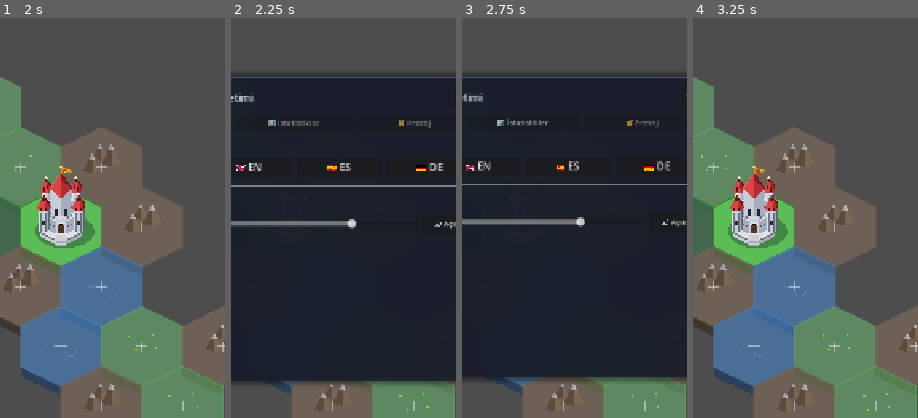
Above: before the commit, frames 1-4 (left to right).
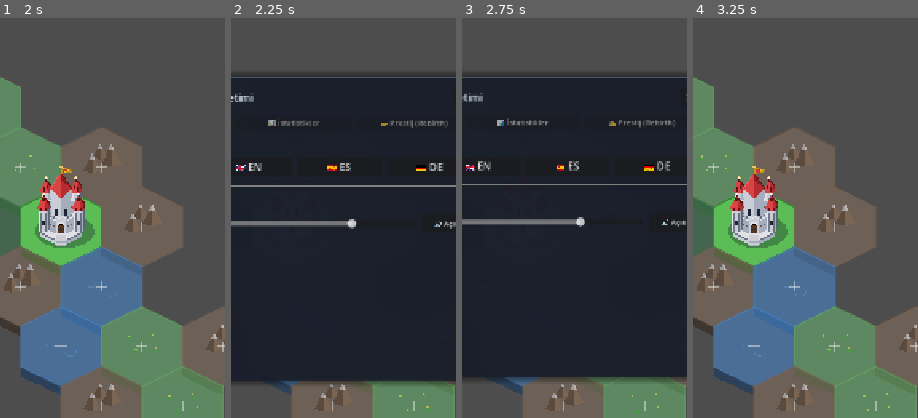
Above: after the commit, the same moments.

Repository: balax-studio/hexrush
Game: Godot game, scene res://scenes/Main.tscn
Same seed, same stepped clock (60 frames per second), same inputs: the game is played once before the commit and once after it.
Inputs:
- Up to frame 1 (2 s): click "▼" at 0.5 s; click "▲" at 1.25 s
- Up to frame 2 (2.25 s): click "⚙️" at 2 s
- Up to frame 3 (2.75 s): no input
- Up to frame 4 (3.25 s): click "✕" at 2.75 s
The pictures show only the part of the screen within x 36-86%, y 24-74%; the shares and areas given below are measured in that part.

Frame 1 is identical in both runs. In frame 2, 0.2% of the frame differs, in the area x 66-97%, y 25-28%; in frame 3, 0.2%, in the area x 65-95%, y 25-28%; in frame 4, nothing differs.
Error before the commit: Parse Error: Key "flour" was already used in this dictionary (at line 15). (res://scripts/Localization.gd:55)

Commit message:
fix: Resolve duplicate dictionary keys in Localization.gd

Diff:
--- a/scripts/Localization.gd
+++ b/scripts/Localization.gd
@@ -26,7 +26,7 @@
 		# İpuçları
 		"hint_castle_1": "Şatoyu Seviye 2'ye yükselterek Odunculuğun kilidini aç! (Gerekli: 6 🥡)",
 		"hint_castle_2": "Şatoyu Seviye 3'e yükselterek Değirmen & Kereste Fabrikasını aç! (18 🥡 + 10 🪵)",
-		"hint_expand": "Yeni altıgen fethet: 1 🥡 Gıda | Fabrikalarla katma değerli ürün üret!",
+		"hint_expand": "Yeni altıgen fethet: Üstel maliyet | Fabrikalarla katma değerli ürün üret!",
 		"hint_no_food": "Gıda tükendi! Mısır tarlalarını hasat et veya işçi kulübesi kur.",
 
 		# İnşaat Menüsü
@@ -52,8 +52,6 @@
 		# Üretim Menüleri
 		"level": "Seviye",
 		"per_sec": "/sn",
-		"flour": "Un",
-		"plank": "Kalas",
 		"collect": "Topla",
 		"upgrade": "Geliştir",
 		"full": "DOLU",
@@ -104,7 +102,7 @@
 		"offline_claim": "Tümünü Al",
 		"offline_claim_3x": "📺 3x Al (Bonus)",
 
-		# Ayarlar & İstatistikler & Prestij
+		# Ayarlar & İstatistik & Prestij
 		"settings_title": "⚙️ Ayarlar & Krallık Yönetimi",
 		"tab_general": "🌐 Genel & Ses",
 		"tab_stats": "📊 İstatistikler",
@@ -115,7 +113,7 @@
 
 		# İstatistikler
 		"stat_playtime": "Toplam Oynama Süresi",
-		"stat_conquered": "Toplam Fethedilen Toprak",
+		"stat_conquered": "Fethedilen Toprak",
 		"stat_total_food": "Toplam Üretilen Gıda",
 		"stat_total_wood": "Toplam Üretilen Odun",
 		"stat_total_flour": "Toplam Üretilen Un",
@@ -154,12 +152,13 @@
 		# Hints
 		"hint_castle_1": "Upgrade Castle to Level 2 to unlock Lumberjack! (Req: 6 🥡)",
 		"hint_castle_2": "Upgrade Castle to Level 3 to unlock Windmill & Sawmill! (18 🥡 + 10 🪵)",
-		"hint_expand": "Conquer new land: 1 🥡 Food | Process raw resources into refined goods!",
+		"hint_expand": "Conquer new land: Scaled Cost | Process raw resources into refined goods!",
 		"hint_no_food": "Out of food! Harvest corn fields or build a worker hut.",
 
 		# Build Menu
 		"build_title_meadow": "🌾 Meadow Build Menu",
 		"build_title_forest": "🌲 Forest Build Menu",
+		"build_title_sea": "🌊 Sea Build Menu",
 		"free": "FREE",
 		"build_btn": "Build",
 		"corn_name": "Corn Field",
@@ -172,6 +171,8 @@
 		"sawmill_desc": "Converts Wood into Planks.",
 		"worker_name": "Worker Hut",
 		"worker_desc": "Transfers resources from neighbors.",
+		"bridge_name": "Wooden Bridge",
+		"bridge_desc": "Crosses open sea and unlocks neighbor land.",
 		"locked_castle_3": "🔒 CASTLE LV. 3",
 
 		# Production Menus
@@ -197,10 +198,12 @@
 
 		# Toasts
 		"toast_free_tile": "✨ First land conquered for FREE! (+1 Land)",
-		"toast_buy_tile": "🏰 Land conquered for 1 🥡 Food! (+1 Land)",
+		"toast_buy_tile": "🏰 Land conquered for %d 🥡 Food! (+1 Land)",
 		"toast_mountain_conquered": "🏔️ Mountain Conquered! All lands within 1-unit boundary revealed.",
 		"toast_mountain_info": "🏔️ Conquered Mountain Peak. All surrounding lands in line of sight.",
-		"toast_no_food_tile": "⚠️ Not enough food! 1 🥡 Food required to unlock hex.",
+		"toast_no_food_tile": "⚠️ Not enough food! %d 🥡 Food required to unlock hex.",
+		"toast_need_bridge": "⚠️ Open Sea Barrier! Build a bridge across this sea tile first.",
+		"toast_bridge_need_land": "⚠️ Bridge requires connection to at least 1 adjacent land tile.",
 		"toast_forest_locked": "🔒 Forest Locked! Upgrade Castle to Level 2 (Fiefdom) first.",
 		"toast_no_build_biome": "ℹ️ No constructible buildings for this biome yet.",
 		"toast_built_corn": "🌽 Corn Field constructed!",
@@ -208,6 +211,7 @@
 		"toast_built_lumberjack": "🪓 Lumberjack Hut built! Wood production started.",
 		"toast_built_sawmill": "🪵 Sawmill built! Plank production started.",
 		"toast_built_worker": "🛖 Worker Hut built! Auto-transport active.",
+		"toast_built_bridge": "🌉 Bridge built! Oversea lands unlocked for conquest.",
 		"toast_collected_food": "🥡 +%.2f Food added to storage!",
 		"toast_collected_wood": "🪵 +%.2f Wood added to storage!",
 		"toast_collected_flour": "🌾 +%.2f Flour added to storage!",
@@ -274,12 +278,13 @@
 		# Hints
 		"hint_castle_1": "¡Mejora el Castillo a Nivel 2 para desbloquear Leñadores! (Req: 6 🥡)",
 		"hint_castle_2": "¡Mejora el Castillo a Nivel 3 para desbloquear Molino y Aserradero! (18 🥡 + 10 🪵)",
-		"hint_expand": "Conquista tierra: 1 🥡 Comida | ¡Procesa materias primas!",
+		"hint_expand": "Conquista tierra: Costo Escalonado | ¡Procesa materias primas!",
 		"hint_no_food": "¡Sin comida! Cosecha campos de maíz o construye cabañas de obreros.",
 
 		# Build Menu
 		"build_title_meadow": "🌾 Menú de Pradera",
 		"build_title_forest": "🌲 Menú de Bosque",
+		"build_title_sea": "🌊 Menú de Mar",
 		"free": "GRATIS",
 		"build_btn": "Construir",
 		"corn_name": "Campo de Maíz",
@@ -292,6 +297,8 @@
 		"sawmill_desc": "Convierte madera en tablones.",
 		"worker_name": "Cabaña de Obreros",
 		"worker_desc": "Transporte automático de vecinos.",
+		"bridge_name": "Puente de Madera",
+		"bridge_desc": "Permite cruzar el mar y desbloquea tierras.",
 		"locked_castle_3": "🔒 CASTILLO NV. 3",
 
 		# Production Menus
@@ -317,10 +324,12 @@
 
 		# Toasts
 		"toast_free_tile": "✨ ¡Primera tierra conquistada GRATIS! (+1 Tierra)",
-		"toast_buy_tile": "🏰 ¡Tierra conquistada por 1 🥡 Comida! (+1 Tierra)",
+		"toast_buy_tile": "🏰 ¡Tierra conquistada por %d 🥡 Comida! (+1 Tierra)",
 		"toast_mountain_conquered": "🏔️ ¡Montaña Conquistada! Todas las tierras dentro del límite de 1 unidad reveladas.",
 		"toast_mountain_info": "🏔️ Pico de Montaña Conquistado. Todas las tierras circundantes a la vista.",
-		"toast_no_food_tile": "⚠️ ¡Comida insuficiente! Se requiere 1 🥡 Comida.",
+		"toast_no_food_tile": "⚠️ ¡Comida insuficiente! Se requiere %d 🥡 Comida.",
+		"toast_need_bridge": "⚠️ ¡Barrera de Mar! Construye un puente en este mar primero.",
+		"toast_bridge_need_land": "⚠️ El puente requiere conexión con al menos 1 tierra adyacente.",
 		"toast_forest_locked": "🔒 ¡Bosque bloqueado! Mejora el castillo a Nivel 2 primero.",
 		"toast_no_build_biome": "ℹ️ No hay construcciones para este bioma todavía.",
 		"toast_built_corn": "🌽 ¡Campo de Maíz construido!",
@@ -328,6 +337,7 @@
 		"toast_built_lumberjack": "🪓 ¡Cabaña de Leñador construida!",
 		"toast_built_sawmill": "🪵 ¡Aserradero construido! Producción de tablones iniciada.",
 		"toast_built_worker": "🛖 ¡Cabaña de Obreros construida!",
+		"toast_built_bridge": "🌉 ¡Puente construido! Tierras de ultramar desbloqueadas.",
 		"toast_collected_food": "🥡 ¡+%.2f Comida añadida!",
 		"toast_collected_wood": "🪵 ¡+%.2f Madera añadida!",
 		"toast_collected_flour": "🌾 ¡+%.2f Harina añadida!",
@@ -394,12 +404,13 @@
 		# Hints
 		"hint_castle_1": "Burg auf Stufe 2 verbessern, um Holzfäller freizuschalten! (Benötigt: 6 🥡)",
 		"hint_castle_2": "Burg auf Stufe 3 verbessern für Mühle & Sägewerk! (18 🥡 + 10 🪵)",
-		"hint_expand": "Neues Land erobern: 1 🥡 Nahrung | Rohstoffe verarbeiten!",
+		"hint_expand": "Neues Land erobern: Skalierte Kosten | Rohstoffe verarbeiten!",
 		"hint_no_food": "Keine Nahrung! Ernte Maisfelder oder baue eine Arbeiterhütte.",
 
 		# Build Menu
 		"build_title_meadow": "🌾 Wiesen-Baumenü",
 		"build_title_forest": "🌲 Wald-Baumenü",
+		"build_title_sea": "🌊 Meeres-Baumenü",
 		"free": "KOSTENLOS",
 		"build_btn": "Bauen",
 		"corn_name": "Maisfeld",
@@ -412,6 +423,8 @@
 		"sawmill_desc": "Verarbeitet Holz zu Brettern.",
 		"worker_name": "Arbeiterhütte",
 		"worker_desc": "Automatischer Warentransport von Nachbarn.",
+		"bridge_name": "Holzbrücke",
+		"bridge_desc": "Ermöglicht Überquerung und schaltet Nachbarland frei.",
 		"locked_castle_3": "🔒 BURG STUFE 3",
 
 		# Production Menus
@@ -437,10 +450,12 @@
 
 		# Toasts
 		"toast_free_tile": "✨ Erstes Land KOSTENLOS erobert! (+1 Land)",
-		"toast_buy_tile": "🏰 Land für 1 🥡 Nahrung erobert! (+1 Land)",
+		"toast_buy_tile": "🏰 Land für %d 🥡 Nahrung erobert! (+1 Land)",
 		"toast_mountain_conquered": "🏔️ Berg erobert! Alle Ländereien im 1-Einheiten-Umkreis aufgedeckt.",
 		"toast_mountain_info": "🏔️ Eroberter Berggipfel. Alle umliegenden Ländereien im Sichtfeld.",
-		"toast_no_food_tile": "⚠️ Zu wenig Nahrung! 1 🥡 Nahrung erforderlich.",
+		"toast_no_food_tile": "⚠️ Zu wenig Nahrung! %d 🥡 Nahrung erforderlich.",
+		"toast_need_bridge": "⚠️ Offenes Meer! Baue zuerst eine Brücke auf diesem Seefeld.",
+		"toast_bridge_need_land": "⚠️ Brücke erfordert Verbindung zu mindestens 1 Landfeld.",
 		"toast_forest_locked": "🔒 Wald gesperrt! Burg zuerst auf Stufe 2 bringen.",
 		"toast_no_build_biome": "ℹ️ Noch keine Gebäude für dieses Biom verfügbar.",
 		"toast_built_corn": "🌽 Maisfeld errichtet!",
@@ -448,6 +463,7 @@
 		"toast_built_lumberjack": "🪓 Holzfällerhütte errichtet!",
 		"toast_built_sawmill": "🪵 Sägewerk errichtet! Bretterproduktion gestartet.",
 		"toast_built_worker": "🛖 Arbeiterhütte errichtet! Transport aktiv.",
+		"toast_built_bridge": "🌉 Brücke gebaut! Überseeländer freigeschaltet.",
 		"toast_collected_food": "🥡 +%.2f Nahrung ins Lager gelegt!",
 		"toast_collected_wood": "🪵 +%.2f Holz ins Lager gelegt!",
 		"toast_collected_flour": "🌾 +%.2f Mehl ins Lager gelegt!",
